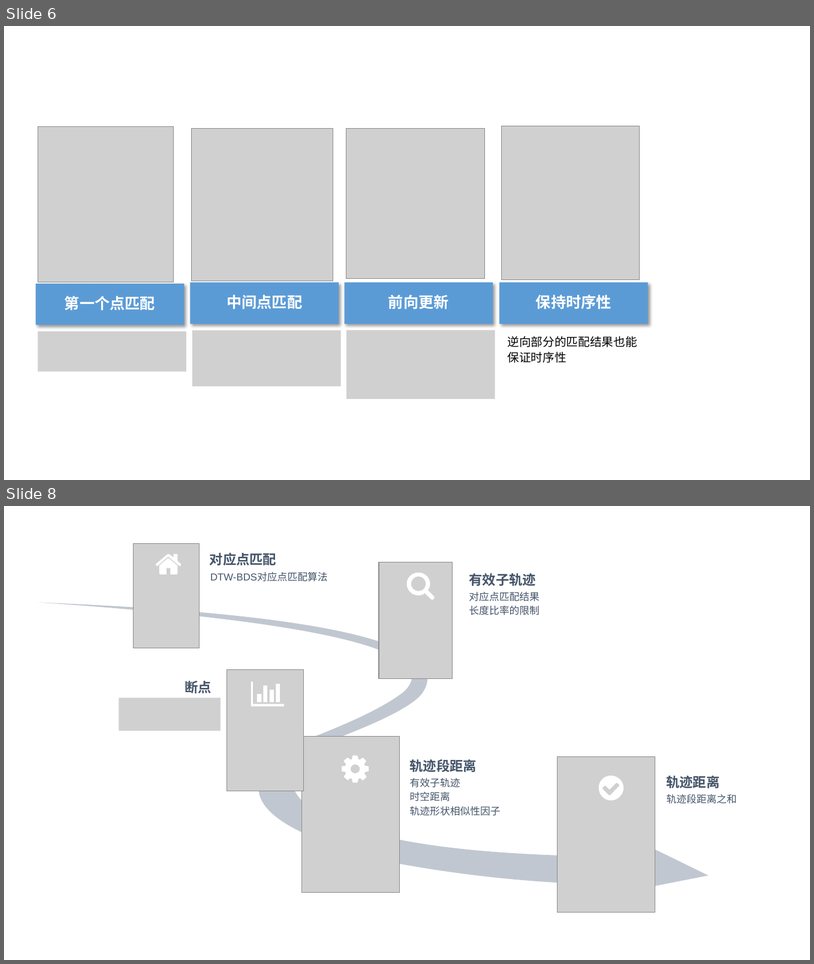
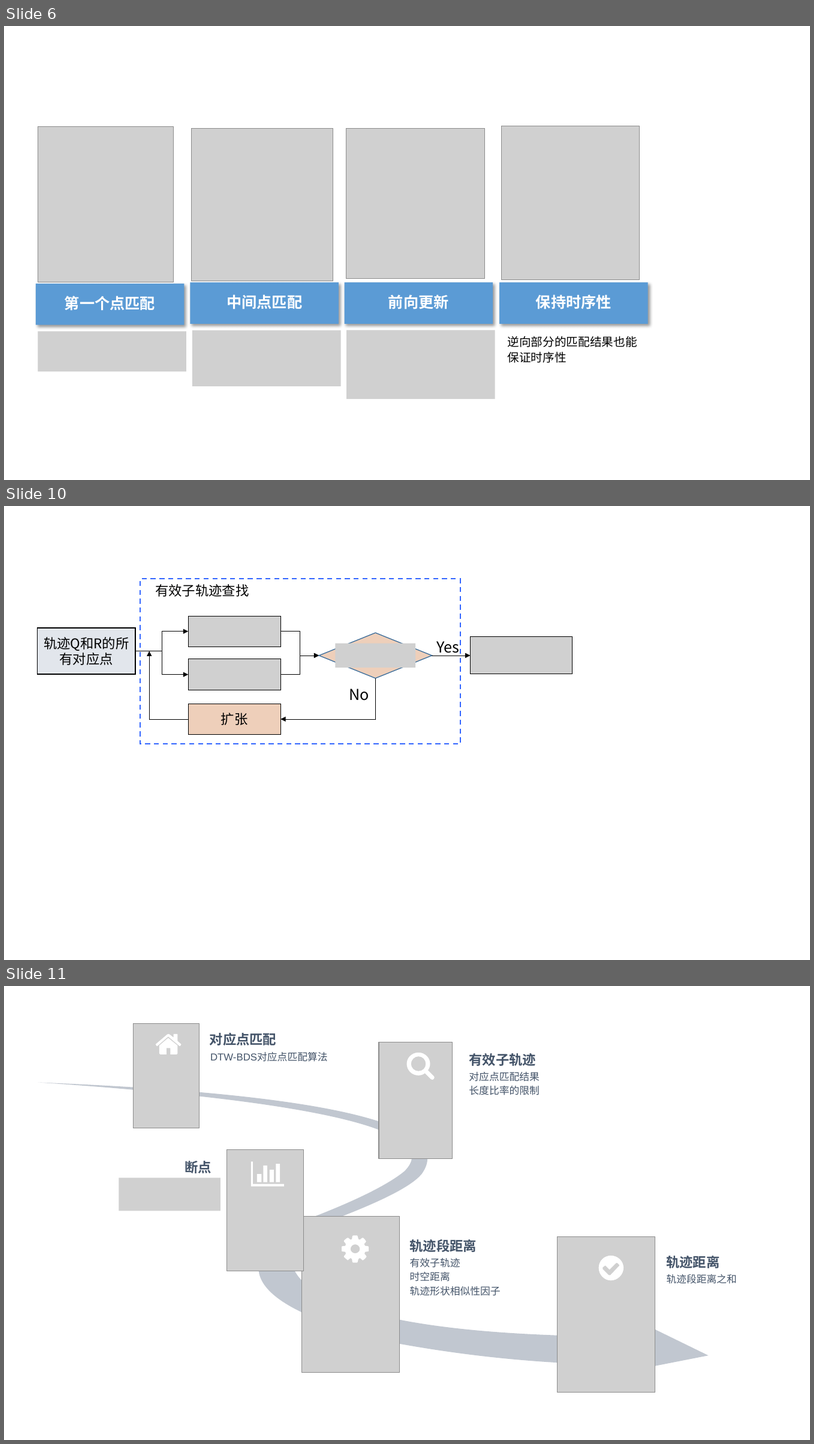
Before and after one commit to dingguangwei/biyelunwen, a slide deck: 答辩-素材.pptx. Shown one above the other, each under a label of ours: slides 6 and 8 before the commit, slides 6, 10 and 11 after it; the slides between them are not shown. The pictures are 814x964 and 814x1444 pixels, drawn with LibreOffice and Linux fonts; fonts in the diff are those of the drawing; grey boxes stand for pictures. Boxes give left, top, right and bottom in pixels: in the first picture for what was removed or moved away, otherwise in the second. Text is boxed around its words. In the diff, an @@ line names an element or a change of style, - is before the commit and + after.

```diff
--- a/答辩-素材.pptx
+++ b/答辩-素材.pptx
@@ slide 10 added at (4,506,810,960), background #CCE8CF @@
@@ rectangle added at (140,579,461,744), outline #3366FF 1.5 pt dashed @@
@@ text added at (155,584,249,597), 16 pt, text #000000 @@
+有效子轨迹查找
@@ rectangle added at (37,628,135,674), fill #D6DCE5 at 70% opacity, outline #000000 1 pt, 16 pt, text #000000 @@
+轨迹Q和R的所有对应点
@@ elbow arrow added from (135, 651) to (189, 631), #000000 0.5 pt @@
@@ picture added at (189,616,281,647) @@
@@ elbow arrow added from (281, 631) to (319, 655), #000000 0.5 pt @@
@@ diamond added at (319,633,432,678), fill #EECFBA, outline #43739E 1 pt @@
@@ picture added at (336,643,416,667) @@
@@ text added at (437,641,460,656), 18 pt, text #000000 @@
+Yes
@@ picture added at (470,637,573,674) @@
@@ elbow arrow added from (135, 651) to (189, 674), #000000 0.5 pt @@
@@ elbow arrow added from (189, 719) to (149, 651), #000000 0.5 pt @@
@@ picture added at (189,659,281,690) @@
@@ elbow arrow added from (281, 674) to (319, 655), #000000 0.5 pt @@
@@ arrow added from (432, 655) to (470, 655), #000000 0.5 pt @@
@@ elbow arrow added from (375, 678) to (281, 719), #000000 0.5 pt @@
@@ text added at (350,688,369,700), 18 pt, text #000000 @@
+No
@@ rectangle added at (189,704,281,735), fill #EECFBA, outline #000000 1 pt, 16 pt, text #000000 @@
+扩张
@@ what was slide 8 is now slide 11 @@
```
Also in this commit, not shown: 1 slide changed, 3 other slides added, 2 other files.
